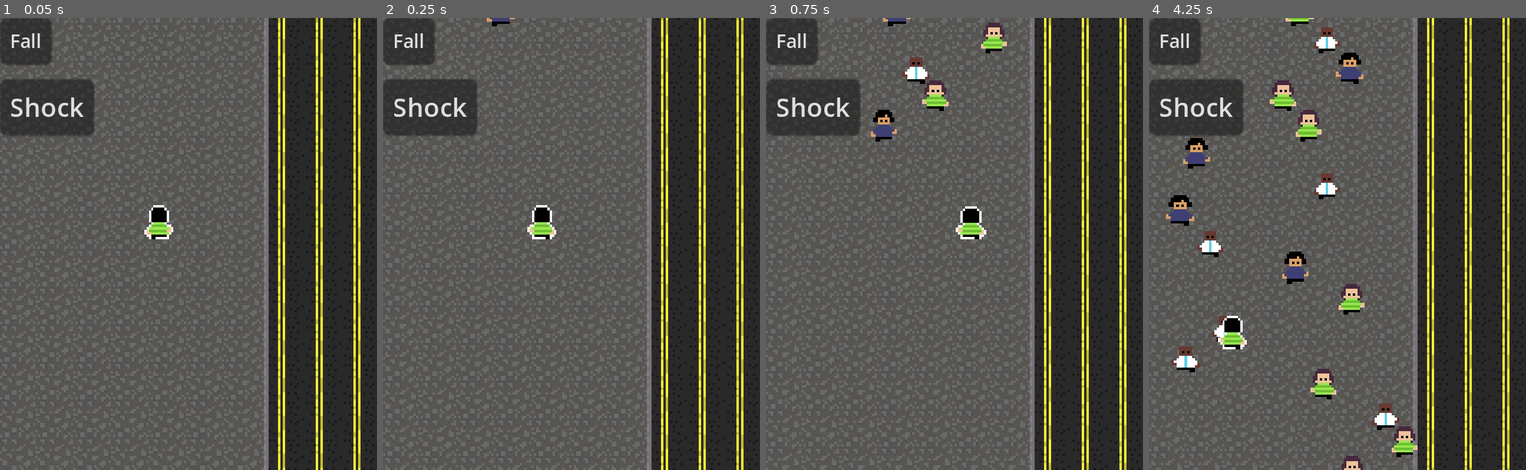
Above: before the commit, frames 1-4 (left to right).
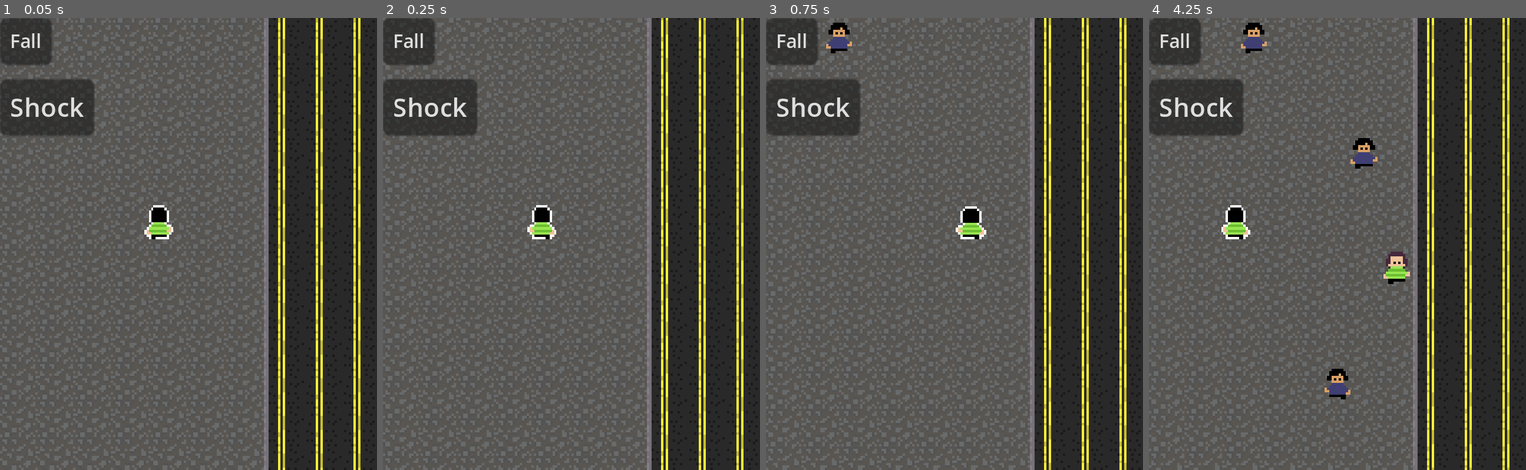
Above: after the commit, the same moments.

Repository: vitrolarium/brazilian-sidewalk
Game: Godot game, scene res://Objects/Scenes/Main.tscn
Same seed, same stepped clock (60 frames per second), same inputs: the game is played once before the commit and once after it.
Inputs:
- Up to frame 1 (0.05 s): no input
- Up to frame 2 (0.25 s): no input
- Up to frame 3 (0.75 s): hold D (move_right) from 0.53 s (still down)
- Up to frame 4 (4.25 s): release D (move_right) at 1.28 s; hold S (move_down) 1.28-2.03 s; hold D (move_right) 2.03-2.78 s; hold W (move_up) 2.78-3.53 s; hold A (move_left) from 3.53 s (still down)

Frame 1 is identical in both runs. In frame 2, less than 0.1% of the frame differs, in the area x 27-35%, y 0-2%; in frame 3, 1.6%; in frame 4, 6.5%, in the area x 4-72%, y 0-100%.
Error before the commit: Invalid access to property or key 'position' on a base object of type 'null instance'. (res://Objects/WalkingPeoples/walking-people-base.gd:32)

Commit message:
walking people & spawner done

Diff:
--- a/Objects/WalkingPeoples/walking-people-base.gd
+++ b/Objects/WalkingPeoples/walking-people-base.gd
@@ -2,23 +2,26 @@
 
 const PLAYER_COLLISION_VALUE = 2
 const WALK_DIRECTION := Vector2.DOWN
+const NORMAL_SPEED_SCALE = 1
+const STRESSED_SPEED_SCALE = 2
 
 @export var speed : int = 98
 @export var dodge_speed : int = 49
-@export var ignore_player : bool = false
+@export var is_stressed : bool = false
 
-var enabled : bool = false
+var _enabled : bool = false
 
 func activate():
-	enabled = true
+	_enabled = true
+	$AnimationPlayer.speed_scale = NORMAL_SPEED_SCALE if not is_stressed else STRESSED_SPEED_SCALE
 	$AnimationPlayer.play()
+
+func deactivate():
+	_enabled = false
+	$AnimationPlayer.pause()
 
 func is_player_on_detection(collider_index) -> bool:
 	return $ObjectDetection.get_collider(0).get_collision_layer_value(PLAYER_COLLISION_VALUE)
-
-func deactivate():
-	enabled = false
-	$AnimationPlayer.pause()
 
 func walk_dodge(dodge_direction : float):
 	velocity = WALK_DIRECTION * speed
@@ -30,7 +33,7 @@
 func move():
 	if $ObjectDetection.is_colliding():
 		var dodge_dir = position.x - $ObjectDetection.get_collider(0).position.x
-		if (ignore_player and not is_player_on_detection(0)) or (not ignore_player):
+		if (is_stressed and not is_player_on_detection(0)) or (not is_stressed):
 			walk_dodge(dodge_dir)
 		else:
 			walk_dodge(-dodge_dir)
@@ -40,7 +43,7 @@
 
 
 func _physics_process(_delta: float) -> void:
-	if enabled:
+	if _enabled:
 		move()
 
 func _leave_screen() -> void:
--- a/Objects/WalkingPeoples/walking_people_spawner.gd
+++ b/Objects/WalkingPeoples/walking_people_spawner.gd
@@ -1,6 +1,11 @@
 extends Node2D
 
+enum PeopleType {NORMAL, STRESSED}
+
 @export var walking_peoples : Array
+@export var normal_people_speed : int = 98
+@export var stressed_people_speed : int = 148
+@export var stressed_people_chance : float = 0.2
 
 func activate(): $SummonTimer.start()
 
@@ -11,6 +16,13 @@
 			if child is CharacterBody2D and child.has_method("deactivate"):
 				child.deactivate()
 
+func spawn_people(new_people : CharacterBody2D, people_type : PeopleType):
+	$SpawnPath/SpawnPoint.progress_ratio = randf()
+	new_people.position = $SpawnPath/SpawnPoint.position
+	new_people.speed = normal_people_speed if people_type == PeopleType.NORMAL else stressed_people_speed
+	new_people.is_stressed = people_type == PeopleType.STRESSED
+	new_people.activate()
+	add_child(new_people)
 
 func summon_people():
 	if walking_peoples.is_empty():
@@ -20,10 +32,10 @@
 	if choosen_people:
 		var new_people = choosen_people.instantiate() as CharacterBody2D
 		if new_people:
-			$SpawnPath/SpawnPoint.progress_ratio = randf()
-			new_people.position = $SpawnPath/SpawnPoint.position
-			new_people.enabled = true
-			add_child(new_people)
+			if randf() < stressed_people_chance:
+				spawn_people(new_people, PeopleType.STRESSED)
+			else:
+				spawn_people(new_people, PeopleType.NORMAL)
 		else:
 			push_error("the object ", choosen_people, "is not a CharacterBody2D.")
 	else:
--- a/Objects/WalkingPeoples/walking_people_spawner.tscn
+++ b/Objects/WalkingPeoples/walking_people_spawner.tscn
@@ -14,9 +14,10 @@
 [node name="WalkingPeopleSpawner" type="Node2D"]
 script = ExtResource("1_x7g5s")
 walking_peoples = [ExtResource("2_ei0mk"), ExtResource("3_r5swy"), ExtResource("4_35mfc")]
+stressed_people_chance = 0.1
 
 [node name="SummonTimer" type="Timer" parent="."]
-wait_time = 0.125
+wait_time = 0.5
 
 [node name="SpawnPath" type="Path2D" parent="."]
 curve = SubResource("Curve2D_jpv5f")
